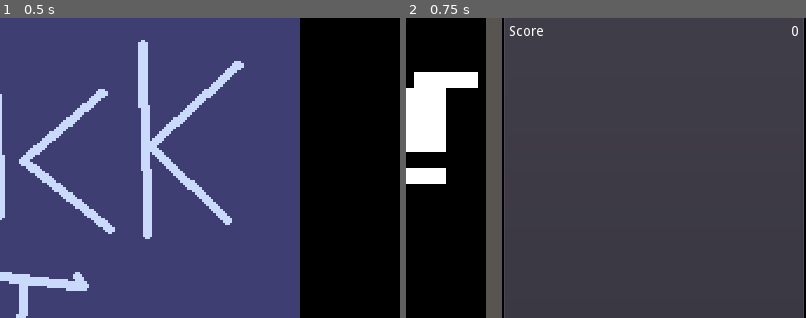
Above: before the commit, frames 1-2 (left to right).
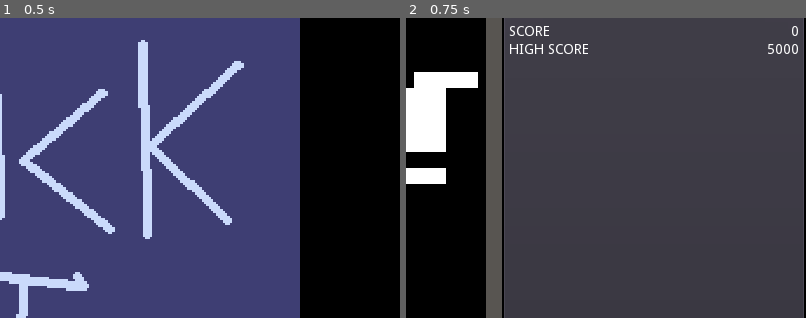
Above: after the commit, the same moments.

Repository: YeOldeDM/brickit
Game: Godot game, scene res://Title/Title.tscn
Two runs of this game, one before a commit and one after it. Both use one fixed random seed, a clock stepped at 60 frames per second and the inputs below.
Inputs (mouse positions are % of the whole screen's width and height, from its top left):
- Up to frame 1 (0.5 s): no input
- Up to frame 2 (0.75 s): click (50, 50) at 0.5 s
The pictures show only the part of the screen within x 50-100%, y 3-53%; the shares and areas given below are measured in that part.

Frame 1 is identical in both runs. In frame 2, 0.6% of the frame differs, in the area x 26-98%, y 2-12%.

Commit message:
add scoring

Diff:
--- a/PROJECT/Ball/Ball.gd
+++ b/PROJECT/Ball/Ball.gd
@@ -22,8 +22,10 @@
 			if col.is_in_group("paddle"): # Deflect when hitting the paddle.
 				var x_diff = col.position.x - position.x
 				velocity.x -= x_diff * PADDLE_DEFLECT
+			# if we hit a brick
 			if col.is_in_group("brick"):
 				col.queue_free()
+				GLOBAL.score += GLOBAL.BRICK_VALUE
 
 	#while the ball is not moving - aka velocity = 0 - get the position of the paddle
 	while velocity == Vector2(0,0):
--- a/PROJECT/Game/Game.tscn
+++ b/PROJECT/Game/Game.tscn
@@ -1,10 +1,11 @@
-[gd_scene load_steps=6 format=2]
-
-[ext_resource path="res://Tilesets/brick.tres" type="TileSet" id=1]
-[ext_resource path="res://Game/Bricks.gd" type="Script" id=2]
-[ext_resource path="res://Tilesets/Walls.tres" type="TileSet" id=3]
-[ext_resource path="res://Ball/Ball.tscn" type="PackedScene" id=4]
-[ext_resource path="res://Paddle/Paddle.tscn" type="PackedScene" id=5]
+[gd_scene load_steps=7 format=2]
+
+[ext_resource path="res://Game/UI.gd" type="Script" id=1]
+[ext_resource path="res://Tilesets/brick.tres" type="TileSet" id=2]
+[ext_resource path="res://Game/Bricks.gd" type="Script" id=3]
+[ext_resource path="res://Tilesets/Walls.tres" type="TileSet" id=4]
+[ext_resource path="res://Ball/Ball.tscn" type="PackedScene" id=5]
+[ext_resource path="res://Paddle/Paddle.tscn" type="PackedScene" id=6]
 
 [node name="Game" type="Control" index="0"]
 
@@ -34,6 +35,7 @@
 mouse_default_cursor_shape = 0
 size_flags_horizontal = 1
 size_flags_vertical = 1
+script = ExtResource( 1 )
 _sections_unfolded = [ "Rect" ]
 
 [node name="Box" type="VBoxContainer" parent="UI" index="0"]
@@ -97,15 +99,15 @@
 anchor_top = 0.0
 anchor_right = 0.0
 anchor_bottom = 0.0
-margin_right = 35.0
-margin_bottom = 14.0
-rect_pivot_offset = Vector2( 0, 0 )
-rect_clip_content = false
-mouse_filter = 2
-mouse_default_cursor_shape = 0
-size_flags_horizontal = 1
-size_flags_vertical = 4
-text = "Score"
+margin_right = 41.0
+margin_bottom = 14.0
+rect_pivot_offset = Vector2( 0, 0 )
+rect_clip_content = false
+mouse_filter = 2
+mouse_default_cursor_shape = 0
+size_flags_horizontal = 1
+size_flags_vertical = 4
+text = "SCORE"
 percent_visible = 1.0
 lines_skipped = 0
 max_lines_visible = -1
@@ -116,7 +118,7 @@
 anchor_top = 0.0
 anchor_right = 0.0
 anchor_bottom = 0.0
-margin_left = 39.0
+margin_left = 45.0
 margin_right = 290.0
 margin_bottom = 14.0
 rect_pivot_offset = Vector2( 0, 0 )
@@ -132,13 +134,71 @@
 max_lines_visible = -1
 _sections_unfolded = [ "Size Flags" ]
 
+[node name="HighScore" type="HBoxContainer" parent="UI/Box" index="2"]
+
+anchor_left = 0.0
+anchor_top = 0.0
+anchor_right = 0.0
+anchor_bottom = 0.0
+margin_top = 36.0
+margin_right = 290.0
+margin_bottom = 50.0
+rect_pivot_offset = Vector2( 0, 0 )
+rect_clip_content = false
+mouse_filter = 1
+mouse_default_cursor_shape = 0
+size_flags_horizontal = 1
+size_flags_vertical = 1
+alignment = 0
+
+[node name="Label" type="Label" parent="UI/Box/HighScore" index="0"]
+
+anchor_left = 0.0
+anchor_top = 0.0
+anchor_right = 0.0
+anchor_bottom = 0.0
+margin_right = 80.0
+margin_bottom = 14.0
+rect_pivot_offset = Vector2( 0, 0 )
+rect_clip_content = false
+mouse_filter = 2
+mouse_default_cursor_shape = 0
+size_flags_horizontal = 1
+size_flags_vertical = 4
+text = "HIGH SCORE"
+percent_visible = 1.0
+lines_skipped = 0
+max_lines_visible = -1
+
+[node name="Value" type="Label" parent="UI/Box/HighScore" index="1"]
+
+anchor_left = 0.0
+anchor_top = 0.0
+anchor_right = 0.0
+anchor_bottom = 0.0
+margin_left = 84.0
+margin_right = 290.0
+margin_bottom = 14.0
+rect_pivot_offset = Vector2( 0, 0 )
+rect_clip_content = false
+mouse_filter = 2
+mouse_default_cursor_shape = 0
+size_flags_horizontal = 3
+size_flags_vertical = 4
+text = "0"
+align = 2
+percent_visible = 1.0
+lines_skipped = 0
+max_lines_visible = -1
+_sections_unfolded = [ "Size Flags" ]
+
 [node name="Field" type="Node2D" parent="." index="1"]
 
 [node name="Bricks" type="TileMap" parent="Field" index="0"]
 
 position = Vector2( -8, 0 )
 mode = 0
-tile_set = ExtResource( 1 )
+tile_set = ExtResource( 2 )
 cell_size = Vector2( 32, 16 )
 cell_quadrant_size = 16
 cell_custom_transform = Transform2D( 1, 0, 0, 1, 0, 0 )
@@ -180,14 +240,23 @@
 tile_data = PoolIntArray( 0, 0, 0, 1, 0, 0, 2, 0, 0, 3, 0, 0, 4, 0, 0, 5, 0, 0, 6, 0, 0, 7, 0, 0, 8, 0, 0, 9, 0, 0, 10, …(1720 unchanged characters)…
 _sections_unfolded = [ "Cell" ]
 
-[node name="Ball" parent="Field" index="2" instance=ExtResource( 4 )]
+[node name="Ball" parent="Field" index="2" instance=ExtResource( 5 )]
 
 [node name="Paddle" parent="Field" index="3" groups=[
 "paddle",
-] instance=ExtResource( 5 )]
+] instance=ExtResource( 6 )]
 
 position = Vector2( 244, 522 )
 
+[node name="AnimationPlayer" type="AnimationPlayer" parent="." index="2"]
+
+root_node = NodePath("..")
+autoplay = ""
+playback_process_mode = 1
+playback_default_blend_time = 0.0
+playback_speed = 1.0
+blend_times = [  ]
+
 [connection signal="get_paddle_pos" from="Field/Ball" to="Field/Paddle" method="_on_Ball_get_paddle_pos"]
 
 [connection signal="send_paddle_pos" from="Field/Paddle" to="Field/Ball" method="_on_Paddle_send_paddle_pos"]
--- /dev/null
+++ b/PROJECT/Game/UI.gd
@@ -0,0 +1,22 @@
+extends PanelContainer
+
+onready var score_label = $Box/Score/Value
+onready var high_score_label = $Box/HighScore/Value
+
+func _ready():
+	GLOBAL.connect("score_changed", self, "_on_score_changed")
+	GLOBAL.connect("high_score_changed", self, "_on_high_score_changed")
+	# Boots
+	GLOBAL.score = GLOBAL.score
+	GLOBAL.high_score = GLOBAL.high_score
+
+
+
+
+func _on_score_change( to ):
+	score_label.text = str(to)
+
+
+
+func _on_high_score_changed(to):
+	high_score_label.text = str(to)
--- /dev/null
+++ b/PROJECT/Global/GLOBAL.gd
@@ -0,0 +1,24 @@
+extends Node
+
+const BRICK_VALUE = 50
+
+
+
+
+signal score_changed(to)
+signal high_score_changed(to)
+
+var score = 0 setget _set_score
+
+var high_score = 5000 setget _set_high_score
+
+func _set_score( to ):
+	score = to
+	emit_signal( "score_changed", to )
+	if score > high_score:
+		self.high_score = score
+
+
+func _set_high_score(to):
+	high_score = to
+	emit_signal("high_score_changed", to)
--- a/PROJECT/project.godot
+++ b/PROJECT/project.godot
@@ -13,6 +13,10 @@
 config/name="BrickIt!"
 run/main_scene="res://Title/Title.tscn"
 config/icon="res://icon.png"
+
+[autoload]
+
+GLOBAL="*res://Global/GLOBAL.gd"
 
 [display]
 
Not shown: 2 places in PROJECT/Game/Game.tscn that only renumber resources
